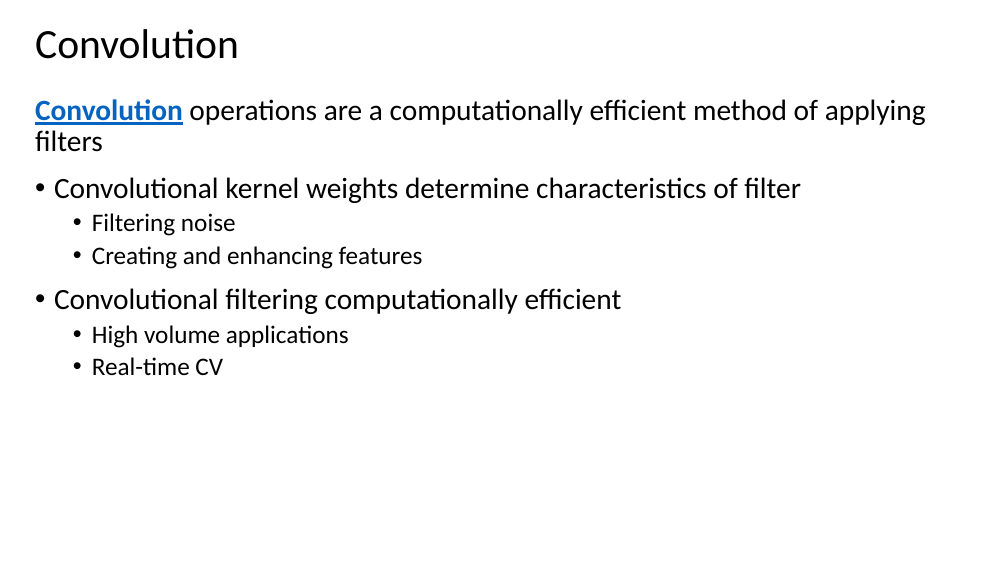
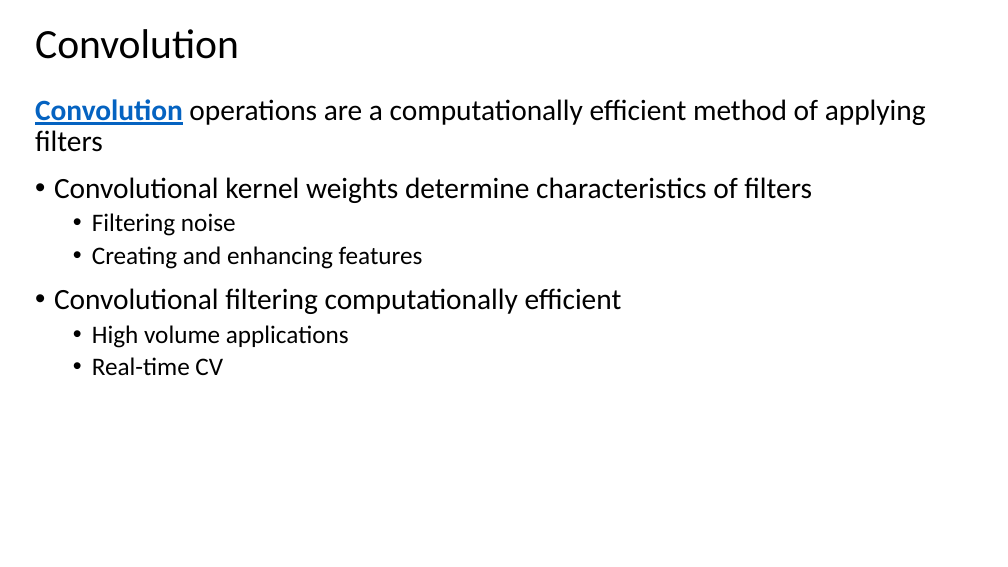
Before and after one commit to StephenElston/CSCI-E25, a slide deck: slide 5 of Slides/2_ConvolutionFilterig.pptx. Drawn at 1008x567 pixels with LibreOffice and Linux fonts; fonts in the diff are those of the drawing. Boxes give left, top, right and bottom in pixels: in the first picture for what was removed or moved away, otherwise in the second. Text is boxed around its words. In the diff, an @@ line names an element or a change of style, - is before the commit and + after.

```diff
--- a/Slides/2_ConvolutionFilterig.pptx
+++ b/Slides/2_ConvolutionFilterig.pptx
@@ text at (54,177,812,203): text changed @@
-• Convolutional kernel weights determine characteristics of filter
+• Convolutional kernel weights determine characteristics of filters
```
Also in this commit, not shown: 6 other slides changed, 1 slide added, 3 slides removed.
